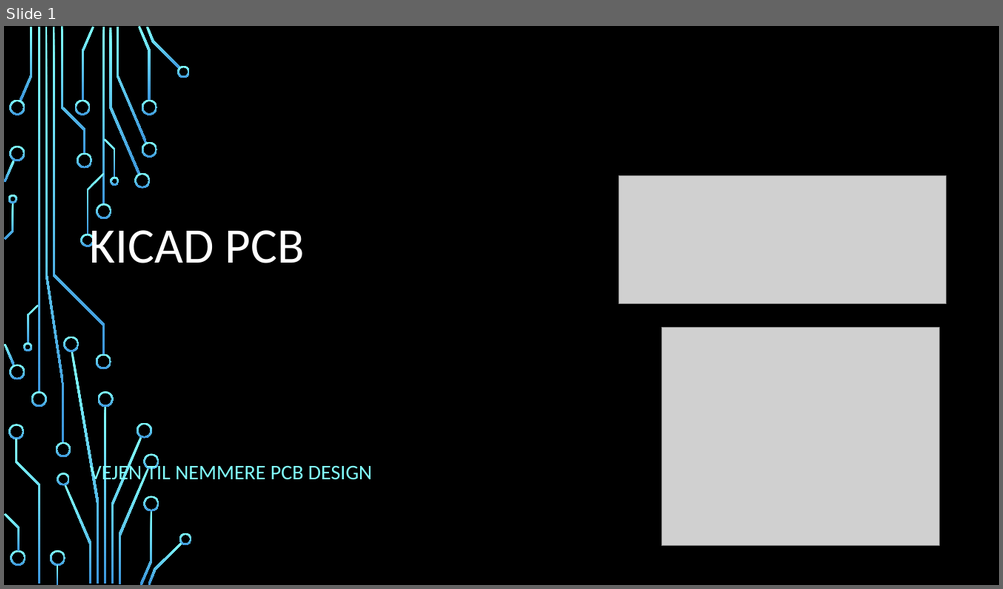
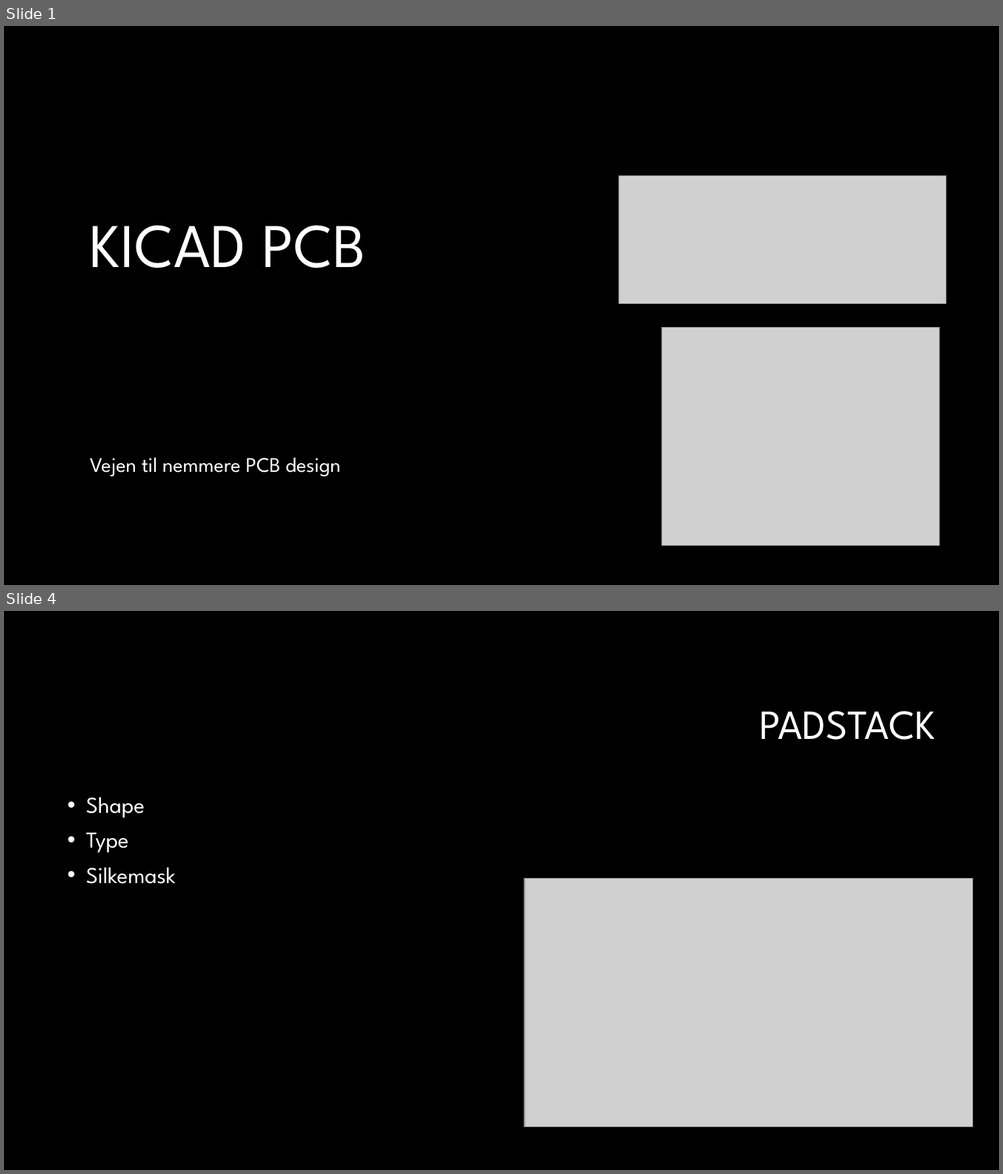
Before and after one commit to gert-lauritsen/Kicad-PCB, a slide deck: Kicad PCB.pptx. Shown one above the other, each under a label of ours: slide 1 before the commit, slides 1 and 4 after it; the slides between them are not shown. The pictures are 1003x589 and 1003x1174 pixels, drawn with LibreOffice and Linux fonts; fonts in the diff are those of the drawing; grey boxes stand for pictures; background and template pictures are left out. Boxes give left, top, right and bottom in pixels: in the first picture for what was removed or moved away, otherwise in the second. Text is boxed around its words. In the diff, an @@ line names an element or a change of style, - is before the commit and + after.

```diff
--- a/Kicad PCB.pptx
+++ b/Kicad PCB.pptx
@@ slide 4 added at box(4, 611, 999, 1170), background #000000 @@
@@ title added at box(759, 711, 935, 740), 40 pt, text #FFFFFF @@
+PADSTACK
@@ text added at box(86, 797, 176, 884), 22 pt, text #FFFFFF @@
+• Shape
+• Type
+• Silkemask
@@ picture added at box(524, 878, 973, 1127) @@
@@ slide 1 changed as well @@
@@ title "KICAD PCB" at box(90, 225, 366, 268): size 48 to 60 pt, font Calibri to League Spartan @@
@@ group removed at box(4, 26, 192, 585): 50 freeform shapes, 4 rectangles @@
@@ subtitle at box(90, 457, 340, 477): text changed; font Calibri to League Spartan; text colour #82FFFF to #FFFFFF @@
-VEJEN TIL NEMMERE PCB DESIGN
+Vejen til nemmere PCB design
```
Also in this commit, not shown: 4 other slides changed, 4 other slides added, 4 slides removed, 5 other files.
